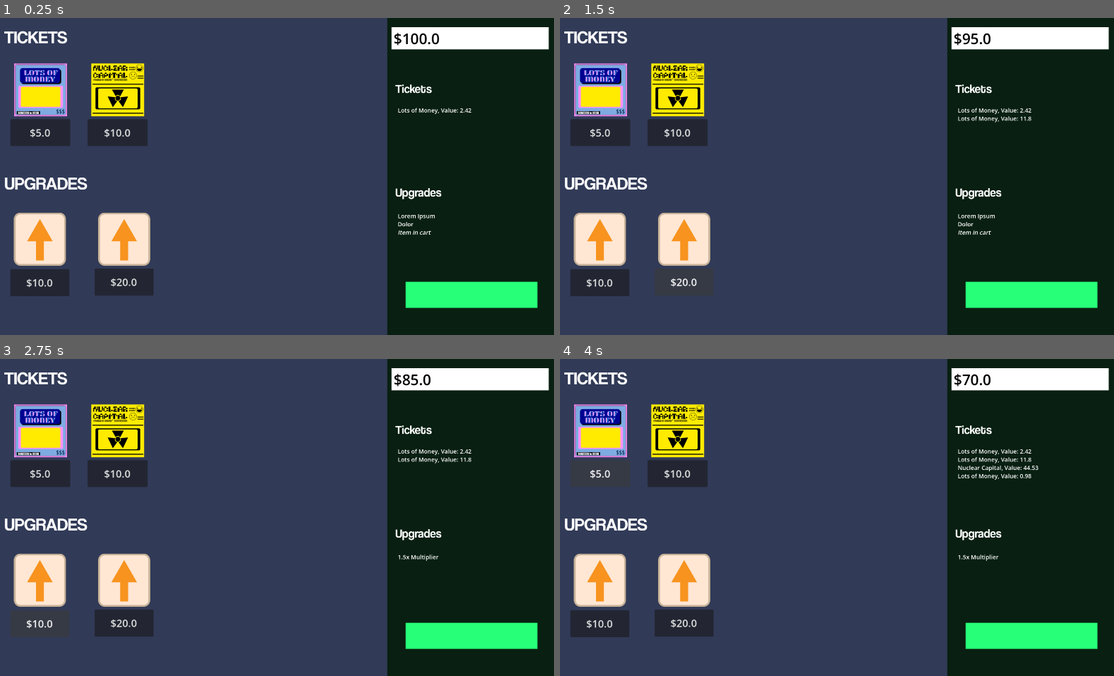
Above: before the commit, frames 1-4 (two rows, left to right).
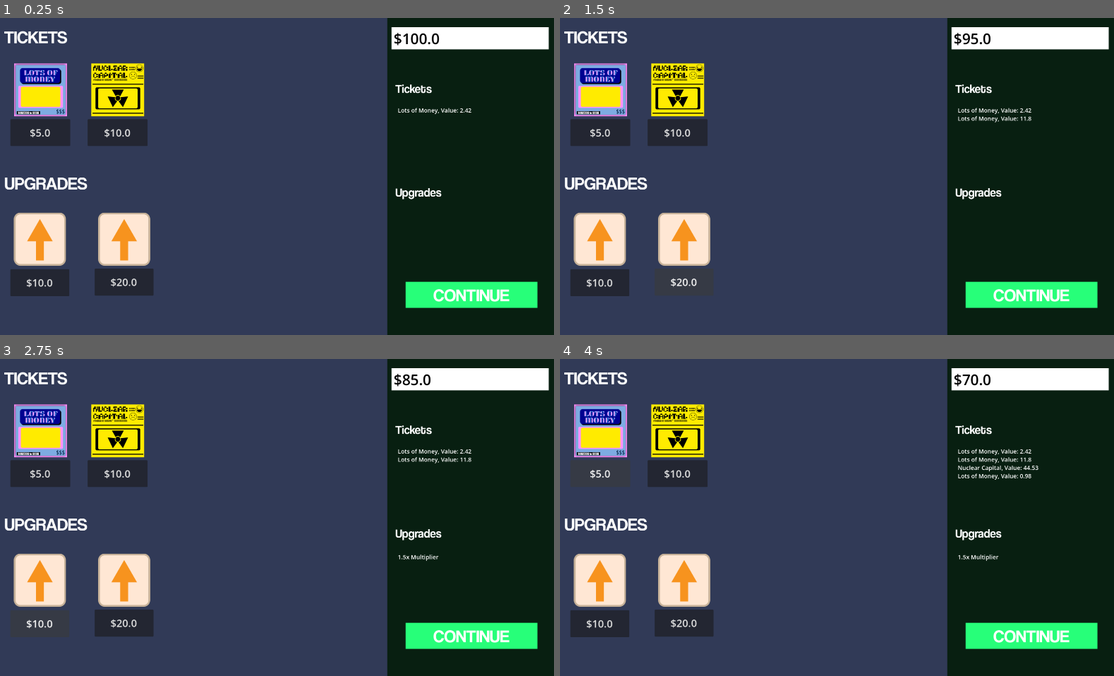
Above: after the commit, the same moments.

Repository: Hien-Trinh/ScratchOff
Game: Godot game, scene res://shop_menu.tscn
Two runs of this game, one before a commit and one after it. Both use one fixed random seed, a clock stepped at 60 frames per second and the inputs below. This scene is started directly instead of the project's main scene.
Inputs:
- Up to frame 1 (0.25 s): no input
- Up to frame 2 (1.5 s): click "$5.0" at 0.5 s; click "$20.0" at 1.25 s
- Up to frame 3 (2.75 s): click "$10.0" at 2 s
- Up to frame 4 (4 s): click "$10.0" at 2.75 s; click "$5.0" at 3.5 s

The runs differ from the first frame. In frame 1, 0.5% of the frame differs, in the area x 71-92%, y 61-90%; in frame 2, 0.5%; in frame 3, 0.3%; in frame 4, 0.3%.

Commit message:
Minor inventory and shop updates

Diff:
--- a/inventory.tscn
+++ b/inventory.tscn
@@ -72,9 +72,6 @@
 offset_top = -3.0517578e-05
 theme = ExtResource("3_mrqgh")
 bbcode_enabled = true
-text = "Lorem Ipsum
-Dolor
-[i]Item in cart[/i]"
 metadata/_edit_use_anchors_ = true
 
 [node name="MoneyLabel" type="ColorRect" parent="." unique_id=1709975994]
--- a/shop_menu.tscn
+++ b/shop_menu.tscn
@@ -188,6 +188,15 @@
 item_max_payout = 20.0
 metadata/_edit_use_anchors_ = true
 
+[node name="Label" type="Label" parent="." unique_id=1783742071]
+layout_mode = 0
+offset_left = 1509.0
+offset_top = 906.0
+offset_right = 1768.0
+offset_bottom = 979.0
+text = "CONTINUE"
+label_settings = ExtResource("2_rh1mo")
+
 [connection signal="pressed" from="Tickets/Ticket1/Button" to="Tickets/Ticket1/Button" method="_on_pressed"]
 [connection signal="pressed" from="Upgrades/Upgrade2/Button" to="Upgrades/Upgrade2/Button" method="_on_pressed"]
 [connection signal="pressed" from="Upgrades/Upgrade1/Button" to="Upgrades/Upgrade1/Button" method="_on_pressed"]
